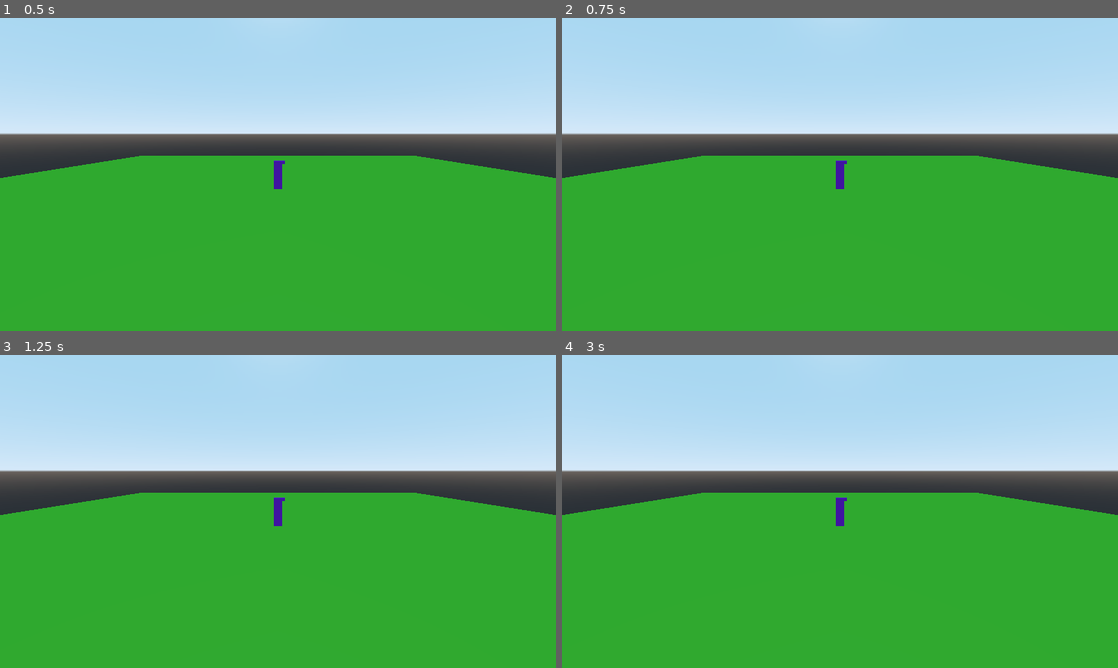
Above: before the commit, frames 1-4 (two rows, left to right).
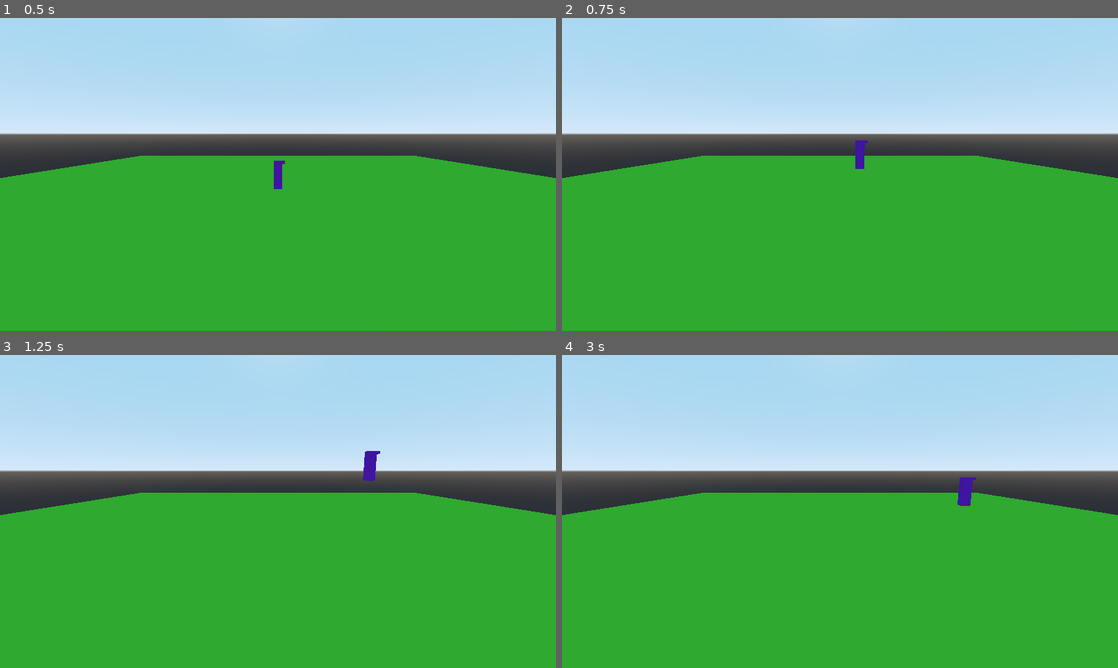
Above: after the commit, the same moments.

Repository: dsaltares/ludumdare-47
Game: Godot game, scene res://DavidPlayground.tscn
Two runs of this game, one before a commit and one after it. Both use one fixed random seed, a clock stepped at 60 frames per second and the inputs below.
Inputs:
- Up to frame 1 (0.5 s): no input
- Up to frame 2 (0.75 s): tap Enter at 0.5 s; hold D (move_right) from 0.53 s (still down); tap Space (jump) at 0.6 s
- Up to frame 3 (1.25 s): keep holding D (move_right); tap Space (jump) at 0.77, 1.07 s
- Up to frame 4 (3 s): release D (move_right) at 1.28 s; hold A (move_left) 1.28-2.03 s; tap Space (jump) at 1.35, 1.52, 1.82, 2.1, 2.85 s; hold D (move_right) from 2.03 s (still down)

Frame 1 is identical in both runs. In frame 2, 0.3% of the frame differs, in the area x 49-55%, y 39-55%; in frame 3, 0.4%; in frame 4, 0.4%, in the area x 49-75%, y 39-55%.

Commit message:
basic player movement and jumping

Diff:
--- /dev/null
+++ b/game/Player/Player.gd
@@ -0,0 +1,69 @@
+extends KinematicBody
+
+const MAX_RUNNING_SPEED := 10.0
+const MAX_FALLING_SPEED := 20.0
+const TIME_TO_MAX_SPEED := 0.1
+const JUMP_HEIGHT := 3.5
+const DISTANCE_TO_PEAK := 5.0
+const DISTANCE_AFTER_PEAK := 3.0
+
+var move_dir := Vector3.ZERO
+var gravity := 0.0
+var velocity := Vector3.ZERO
+var dead := false
+var pressed_jump := false
+var snap_vec := Vector3.DOWN
+
+func _process(_delta: float) -> void:
+	if Input.is_action_just_pressed("quit"):
+		get_tree().quit()
+
+	if Input.is_action_just_pressed("restart"):
+		var _ret = get_tree().reload_current_scene()
+
+	if dead:
+		return
+
+	move_dir = Vector3.ZERO
+	if Input.is_action_pressed("move_right"):
+		move_dir += Vector3.RIGHT
+	if Input.is_action_pressed("move_left"):
+		move_dir += Vector3.LEFT
+
+	if Input.is_action_just_pressed("jump"):
+		pressed_jump = true
+
+func _physics_process(delta: float) -> void:
+
+	if move_dir.length_squared() > 0.0:
+		velocity.x += move_dir.x * (MAX_RUNNING_SPEED/TIME_TO_MAX_SPEED) * delta
+		velocity.x = clamp(velocity.x, -MAX_RUNNING_SPEED, MAX_RUNNING_SPEED)
+	else:
+		var prev_move_dir = sign(velocity.x)
+		var min_speed = 0.0 if prev_move_dir > 0.0 else velocity.x
+		var max_speed = velocity.x if prev_move_dir > 0.0 else 0.0
+		velocity.x -= prev_move_dir * (MAX_RUNNING_SPEED/TIME_TO_MAX_SPEED) * delta
+		velocity.x = clamp(velocity.x, min_speed, max_speed)
+
+	var grounded := is_on_floor()
+	if grounded and pressed_jump:
+		var jump_speed = 2 * JUMP_HEIGHT * MAX_RUNNING_SPEED / DISTANCE_TO_PEAK
+		velocity.y = jump_speed
+		snap_vec = Vector3.ZERO
+	elif not grounded:
+		var jump_section_distance = DISTANCE_TO_PEAK if velocity.y > 0.0 else DISTANCE_AFTER_PEAK
+		gravity = -2 * JUMP_HEIGHT * pow(MAX_RUNNING_SPEED, 2) / pow(jump_section_distance, 2)
+		velocity.y += gravity * delta
+	else:
+		snap_vec = Vector3.DOWN
+		velocity.y = -0.1
+
+	if pressed_jump:
+		print('pressed_jump: ', pressed_jump)
+		print('grounded: ', grounded)
+		print('velocity: ', velocity)
+		print('gravity: ', gravity)
+
+	pressed_jump = false
+
+	velocity = move_and_slide_with_snap(velocity, snap_vec, Vector3.UP)
--- a/game/Player/Player.tscn
+++ b/game/Player/Player.tscn
@@ -1,6 +1,7 @@
-[gd_scene load_steps=5 format=2]
+[gd_scene load_steps=6 format=2]
 
 [ext_resource path="res://Player/Player.tres" type="Material" id=1]
+[ext_resource path="res://Player/Player.gd" type="Script" id=2]
 
 [sub_resource type="BoxShape" id=1]
 extents = Vector3( 0.3, 1, 0.3 )
@@ -12,6 +13,7 @@
 size = Vector3( 0.2, 0.2, 0.6 )
 
 [node name="Player" type="KinematicBody"]
+script = ExtResource( 2 )
 
 [node name="CollisionShape" type="CollisionShape" parent="."]
 transform = Transform( 1, 0, 0, 0, 1, 0, 0, 0, 1, 0, 1, 0 )
